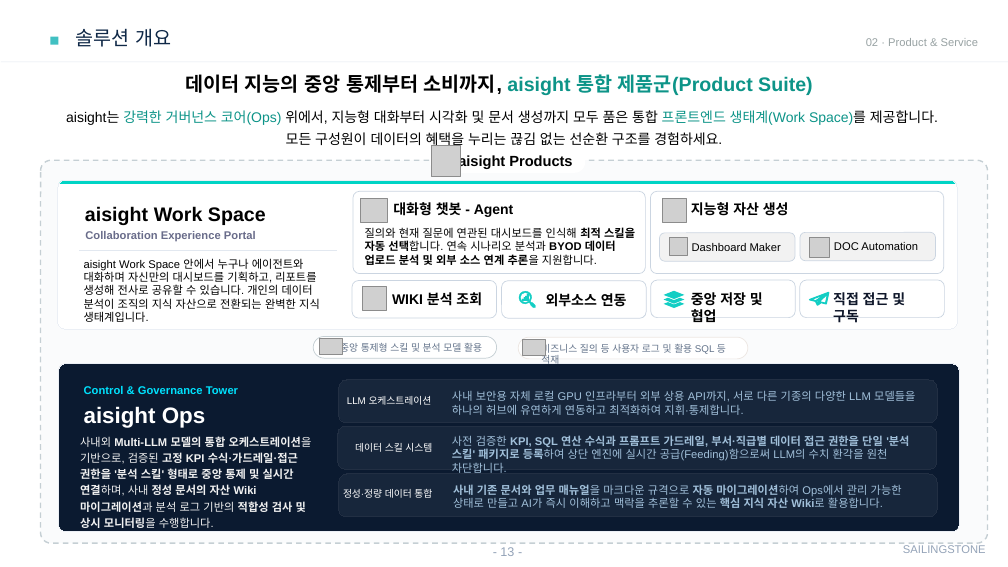
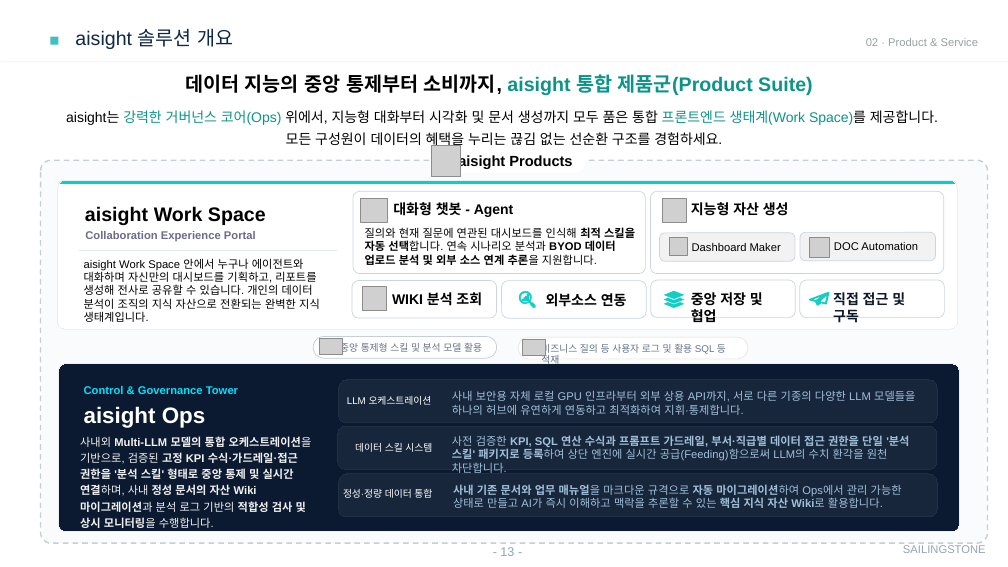
Before and after one commit to sellect-team/doc, a slide deck: slide 13 of docs/company/_source/company-intro-2026.pptx. Drawn at 1008x567 pixels with LibreOffice and Linux fonts; fonts in the diff are those of the drawing; grey boxes stand for pictures. Boxes give left, top, right and bottom in pixels: in the first picture for what was removed or moved away, otherwise in the second. Text is boxed around its words. In the diff, an @@ line names an element or a change of style, - is before the commit and + after.

```diff
--- a/docs/company/_source/company-intro-2026.pptx
+++ b/docs/company/_source/company-intro-2026.pptx
@@ title at (75,28,233,49): text changed @@
-솔루션 개요
+aisight 솔루션 개요
```
Also in this commit, not shown: 9 other slides changed, 21 other files.
